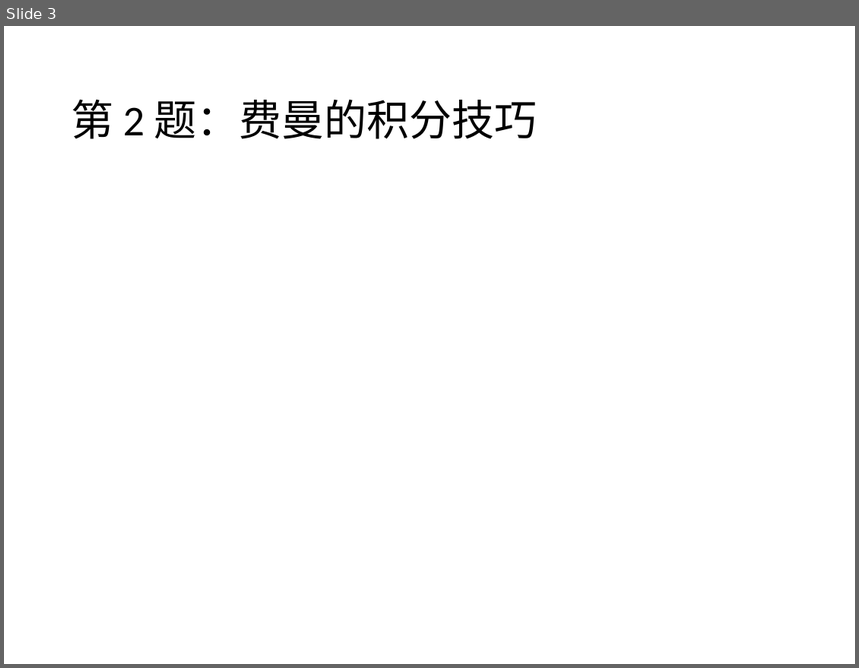
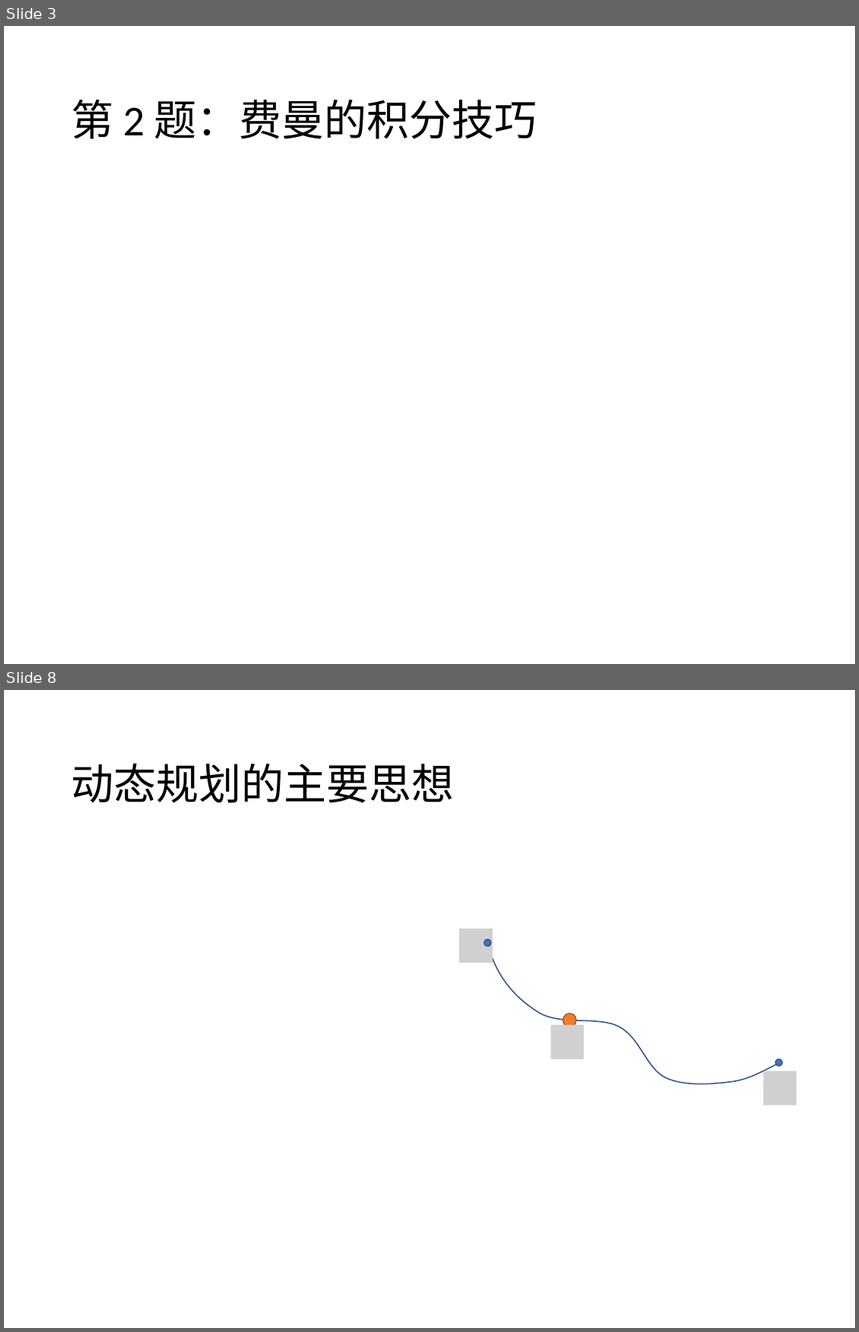
Before and after one commit to 3ki5tj/python-class, a slide deck: exercises/2022-winter-break-problems.pptx. Shown one above the other, each under a label of ours: slide 3 before the commit, slides 3 and 8 after it; the slides between them are not shown. The pictures are 859x668 and 859x1332 pixels, drawn with LibreOffice and Linux fonts; fonts in the diff are those of the drawing; grey boxes stand for pictures. Boxes give left, top, right and bottom in pixels: in the first picture for what was removed or moved away, otherwise in the second. Text is boxed around its words. In the diff, an @@ line names an element or a change of style, - is before the commit and + after.

```diff
--- a/exercises/2022-winter-break-problems.pptx
+++ b/exercises/2022-winter-break-problems.pptx
@@ slide 8 added at [4,690,855,1328], background #FFFFFF @@
@@ title added at [71,763,454,803], 36 pt, text #000000 @@
+动态规划的主要思想
@@ picture added at [459,929,493,962] @@
@@ ellipse added at [484,939,491,946], fill #4472C4, outline #325491 1 pt @@
@@ freeform shape added at [487,944,780,1084], outline #325491 1 pt @@
@@ picture added at [550,1025,584,1059] @@
@@ ellipse added at [563,1014,577,1027], fill #ED7D31, outline #AF5C24 1 pt @@
@@ picture added at [763,1072,797,1106] @@
@@ ellipse added at [776,1059,783,1066], fill #4472C4, outline #325491 1 pt @@
```
Also in this commit, not shown: 5 slides changed, 5 other slides added, 3 slides removed, 7 other files.
